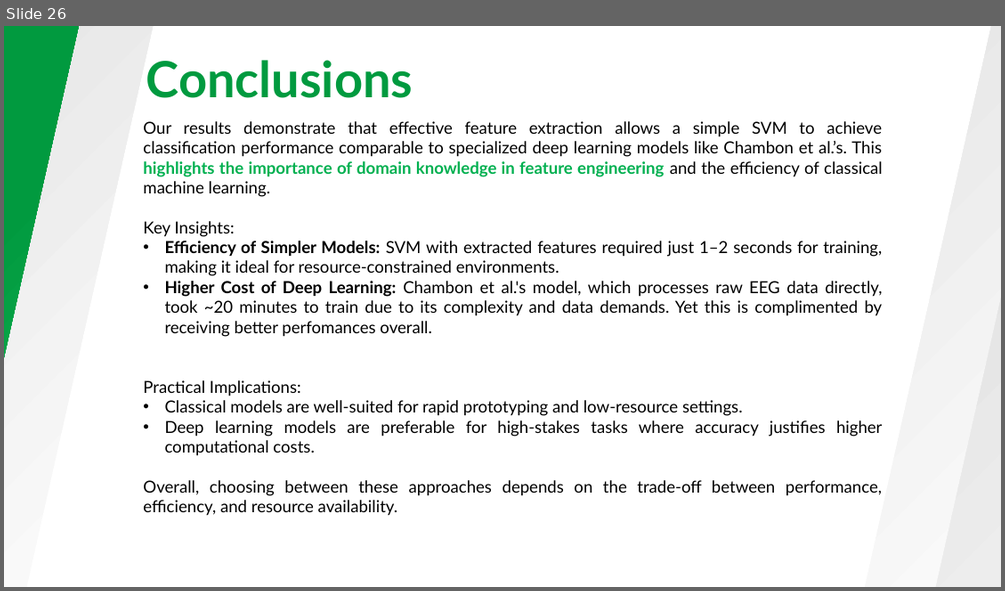
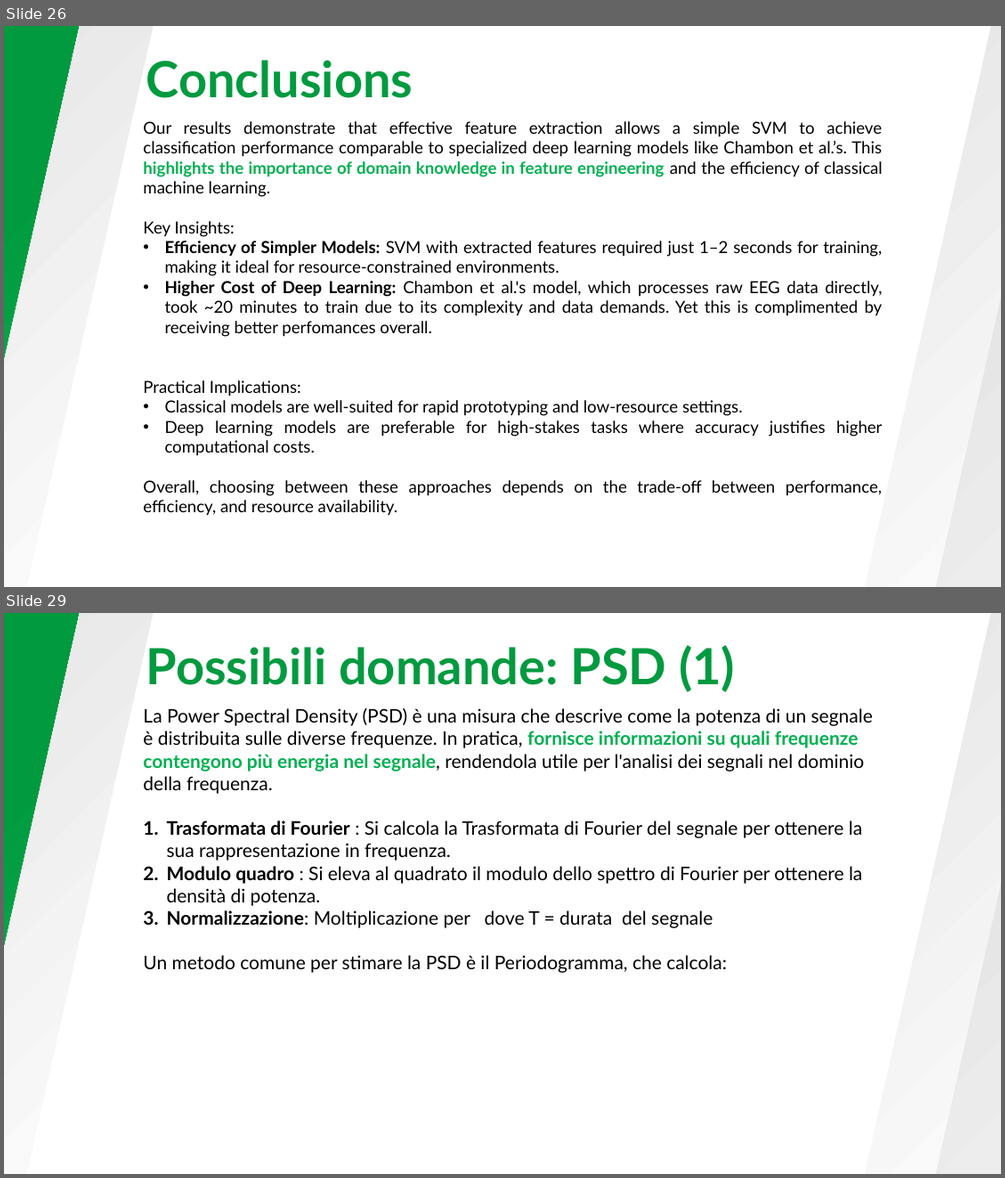
Before and after one commit to VR3ED/SleepStages_prediction, a slide deck: Presentazione.pptx. Shown one above the other, each under a label of ours: slide 26 before the commit, slides 26 and 29 after it; the slides between them are not shown. The pictures are 1005x591 and 1005x1178 pixels, drawn with LibreOffice and Linux fonts; fonts in the diff are those of the drawing. Boxes give left, top, right and bottom in pixels: in the first picture for what was removed or moved away, otherwise in the second. Text is boxed around its words. In the diff, an @@ line names an element or a change of style, - is before the commit and + after.

```diff
--- a/Presentazione.pptx
+++ b/Presentazione.pptx
@@ slide 29 added at <box>4,613,1001,1174</box>, background #FFFFFF @@
@@ rectangle added at <box>4,613,168,1174</box>, fill gradient #E2E2E2 to #FFFFFF @@
@@ rectangle added at <box>4,613,105,1174</box>, fill gradient #019A3F to #18BE5A @@
@@ rectangle added at <box>861,613,1001,1174</box>, fill gradient #E2E2E2 to #FFFFFF @@
@@ rectangle added at <box>907,625,1001,1174</box>, fill gradient #E2E2E2 to #F6F6F6 @@
@@ text added at <box>146,645,735,692</box>, 48 pt, text #019A3F, bold @@
+Possibili domande: PSD (1)
@@ text added at <box>143,708,873,973</box>, 18 pt, text #000000 @@
+La Power Spectral Density (PSD) è una misura che descrive come la potenza di un segnale è distribuita sulle diverse frequenze. In pratica, fornisce informazioni su quali frequenze contengono più energia nel segnale, rendendola utile per l'analisi dei segnali nel dominio della frequenza.
+1. Trasformata di Fourier : Si calcola la Trasformata di Fourier del segnale per ottenere la sua rappresentazione in frequenza.
+2. Modulo quadro : Si eleva al quadrato il modulo dello spettro di Fourier per ottenere la densità di potenza.
+3. Normalizzazione: Moltiplicazione per dove T = durata del segnale
+Un metodo comune per stimare la PSD è il Periodogramma, che calcola:
```
Also in this commit, not shown: 1 slide changed, 4 other slides added, 1 other file.
